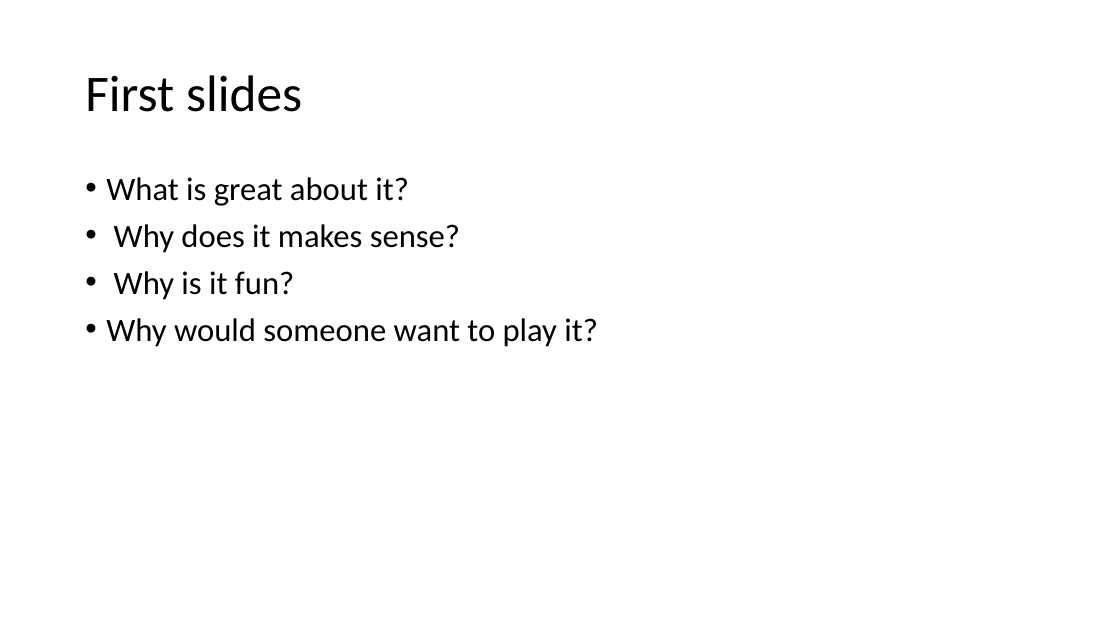
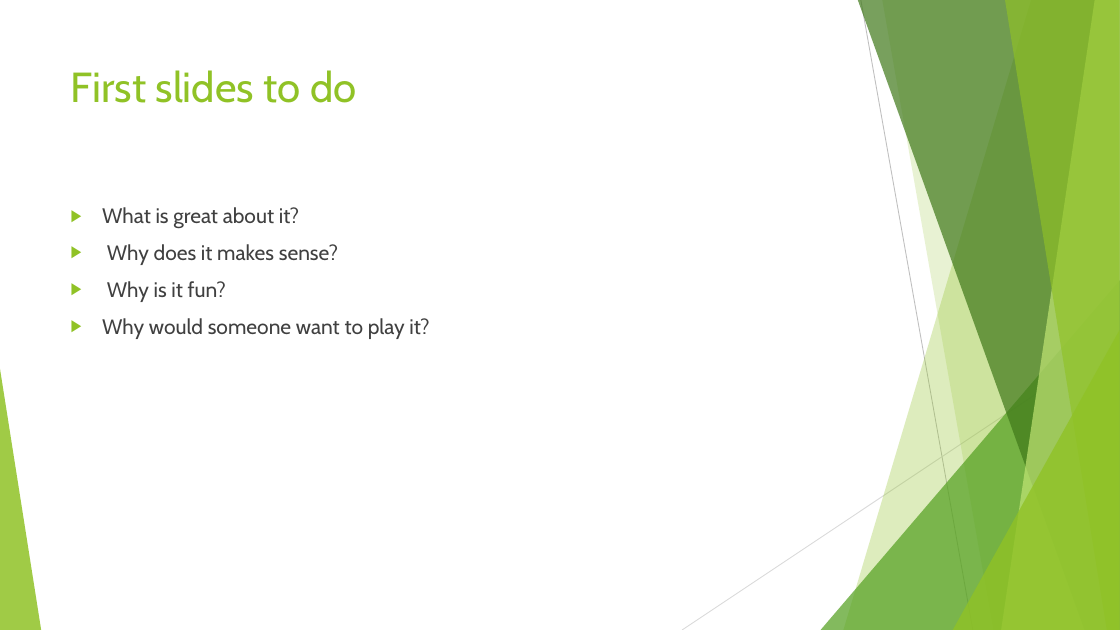
Before and after one commit to Pilokio/Tranzfuser, a slide deck: slide 2 of Virtual Pitch Presentation/Pitch.pptx. Drawn at 1120x630 pixels with LibreOffice and Linux fonts; fonts in the diff are those of the drawing. Boxes give left, top, right and bottom in pixels: in the first picture for what was removed or moved away, otherwise in the second. Text is boxed around its words. In the diff, an @@ line names an element or a change of style, - is before the commit and + after.

```diff
--- a/Virtual Pitch Presentation/Pitch.pptx
+++ b/Virtual Pitch Presentation/Pitch.pptx
@@ title "First slides to do" at <box>71,70,356,103</box>: vertical alignment middle to top @@
@@ title at <box>71,70,356,103</box>: text changed; size 44 to 36 pt; font Calibri to Cabin; text colour #000000 to #90C226 @@
-First slides
+First slides to do
@@ text "What is great about it?": place and size @@
-text "What is great about it?" at <box>106,177,598,347</box>
+text "What is great about it?" at <box>102,207,429,339</box>
@@ text "What is great about it?" at <box>102,207,429,339</box>: size 28 to 18 pt, font Calibri to Cabin, text colour #000000 to #404040; bullet • to ▶; line spacing 0.9 to 1 @@
@@ group added at <box>0,0,1120,630</box>: 5 freeform shapes, 3 triangles, 2 lines @@
```
Also in this commit, not shown: 3 other slides changed, 1 slide added, 1 slide removed.
